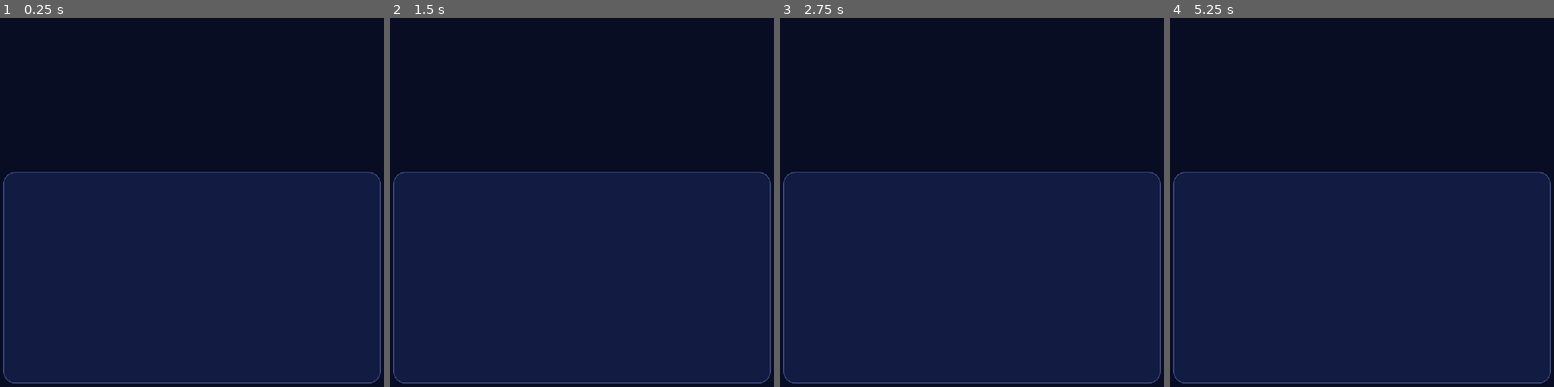
Above: before the commit, frames 1-4 (left to right).
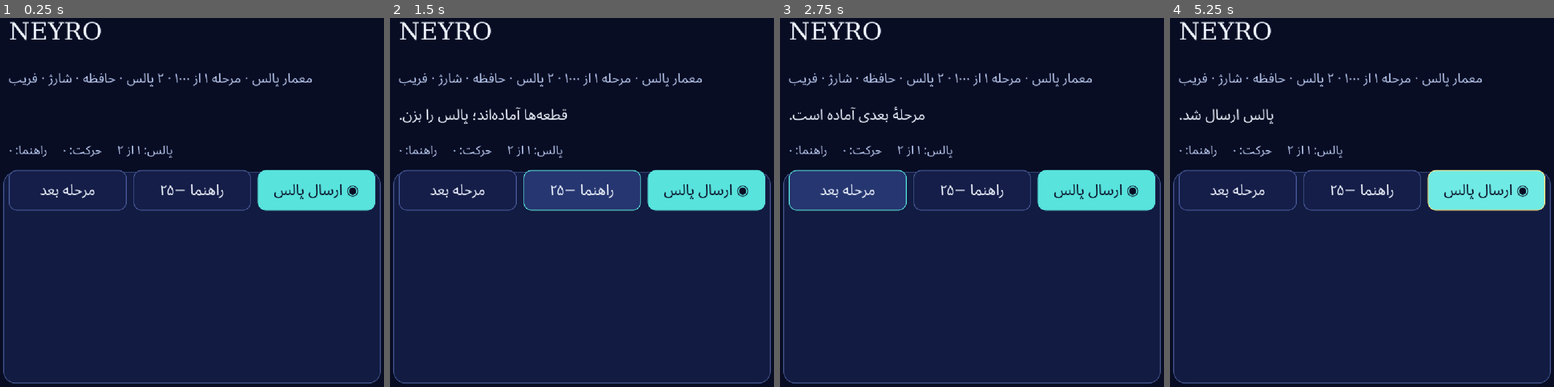
Above: after the commit, the same moments.

Repository: AmirMotefaker/zehnlabyrinth-mvp
Game: Godot game, scene res://scenes/main.tscn
Same seed, same stepped clock (60 frames per second), same inputs: the game is played once before the commit and once after it.
Inputs (mouse positions are in pixels of both pictures, inside the frame that each line leads up to):
- Up to frame 1 (0.25 s): no input
- Up to frame 2 (1.5 s): click (704, 191) at 0.5 s, where only the run after the commit has a clickable "◉ ارسال پالس"; click (582, 191) at 1.25 s, where only the run after the commit has a clickable "راهنما −۲۵"
- Up to frame 3 (2.75 s): click (849, 191) at 2 s, where only the run after the commit has a clickable "مرحله بعد"
- Up to frame 4 (5.25 s): click (1484, 191) at 2.75 s, where only the run after the commit has a clickable "◉ ارسال پالس"; click (1362, 191) at 3.5 s, where only the run after the commit has a clickable "راهنما −۲۵"; click (1239, 191) at 4.25 s, where only the run after the commit has a clickable "مرحله بعد"; click (1484, 191) at 5 s, where only the run after the commit has a clickable "◉ ارسال پالس"

The runs differ from the first frame. In frame 1, 5.7% of the frame differs, in the area x 2-98%, y 0-53%; in frame 2, 9.0%; in frame 3, 8.9%; in frame 4, 5.9%.
Error before the commit: Parse Error: Cannot assign a value of type "TextServer.Direction" as "Control.TextDirection". (res://ui/neyro_theme.gd:56)
Error after the commit: Trying to assign an array of type "Array" to a variable of type "Array[int]". (res://core/puzzle_session.gd:27)

Commit message:
fix(godot): use Control RTL text direction enum

Diff:
--- a/godot/ui/neyro_theme.gd
+++ b/godot/ui/neyro_theme.gd
@@ -53,7 +53,7 @@
 	label.add_theme_font_override("font", ui_font(weight))
 	label.add_theme_font_size_override("font_size", size)
 	label.add_theme_color_override("font_color", TEXT)
-	label.text_direction = TextServer.DIRECTION_RTL
+	label.text_direction = Control.TEXT_DIRECTION_RTL
 	label.layout_direction = Control.LAYOUT_DIRECTION_RTL
 	label.horizontal_alignment = HORIZONTAL_ALIGNMENT_RIGHT
 	label.language = "fa"
@@ -63,7 +63,7 @@
 	button.add_theme_font_size_override("font_size", size)
 	button.add_theme_color_override("font_color", BG if accent else TEXT)
 	button.add_theme_color_override("font_hover_color", BG if accent else TEXT)
-	button.text_direction = TextServer.DIRECTION_RTL
+	button.text_direction = Control.TEXT_DIRECTION_RTL
 	button.layout_direction = Control.LAYOUT_DIRECTION_RTL
 	button.language = "fa"
 	button.custom_minimum_size = Vector2(230, 88)
